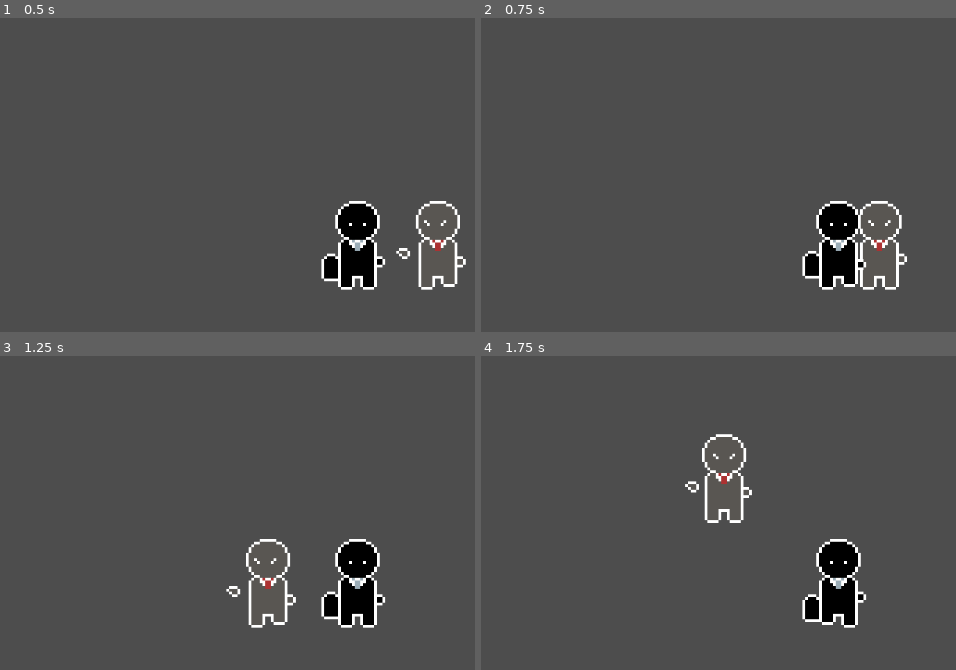
Above: before the commit, frames 1-4 (two rows, left to right).
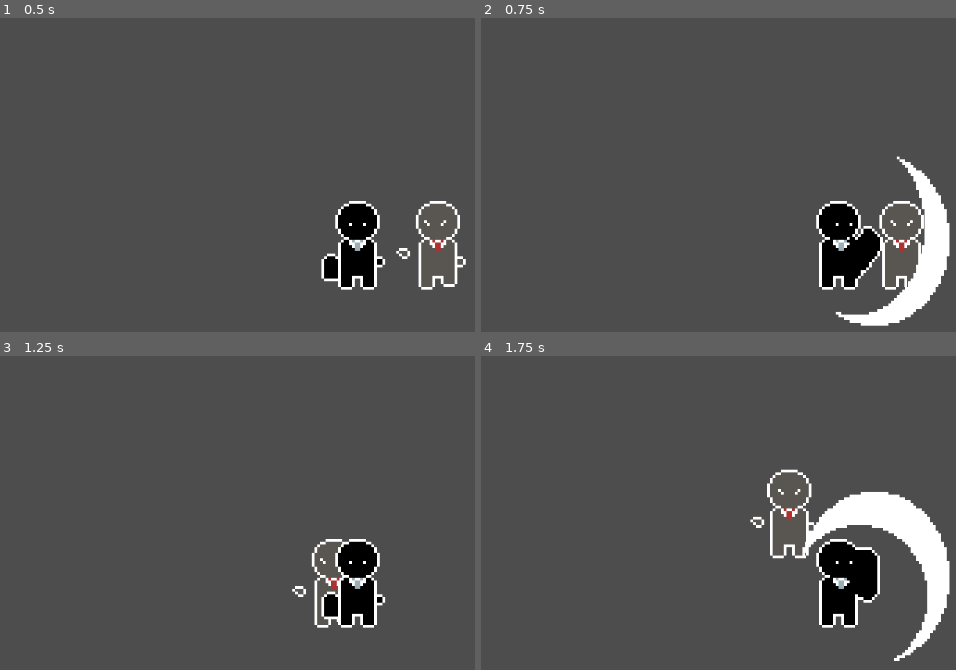
Above: after the commit, the same moments.

Repository: McGengar/Notabene
Game: Godot game, scene res://scenes/test.tscn
The game is run twice, just before and just after one commit, with the same random seed, the same clock (stepped at 60 frames per second) and the same inputs. The project has no main scene, so this scene is started directly.
Inputs (mouse positions are in pixels of both pictures, inside the frame that each line leads up to):
- Up to frame 1 (0.5 s): no input
- Up to frame 2 (0.75 s): tap Enter at 0.5 s; move the mouse to (outside the picture) at 0.52 s; hold D (move_right) from 0.53 s (still down); click (outside the picture) at 0.6 s
- Up to frame 3 (1.25 s): keep holding D (move_right); tap Z (dash) at 0.8 s
- Up to frame 4 (1.75 s): move the mouse to (680, 604) at 1.27 s; release D (move_right) at 1.28 s; hold S (move_down) from 1.28 s (still down); tap Z (dash) at 1.35 s; click (680, 604) at 1.55 s

Frame 1 is identical in both runs. In frame 2, 5.0% of the frame differs, in the area x 67-99%, y 43-99%; in frame 3, 1.3%; in frame 4, 7.3%, in the area x 42-99%, y 24-98%.

Commit message:
can attack now

Diff:
--- a/notabene/scenes/player.tscn
+++ b/notabene/scenes/player.tscn
@@ -1,8 +1,10 @@
-[gd_scene load_steps=12 format=3 uid="uid://btdsg11tmwjld"]
+[gd_scene load_steps=24 format=3 uid="uid://btdsg11tmwjld"]
 
 [ext_resource type="Script" path="res://scripts/player_movement.gd" id="1_qg4h0"]
 [ext_resource type="Shader" path="res://shaders/outline.gdshader" id="2_braja"]
 [ext_resource type="Texture2D" uid="uid://duvylkbvl0ifg" path="res://art/files/player_spirte_sheet.png" id="3_mxg37"]
+[ext_resource type="Texture2D" uid="uid://dq0mkuu6aa2yo" path="res://art/files/player_attack_right.png" id="3_ngh2n"]
+[ext_resource type="Texture2D" uid="uid://6c346jrxj10k" path="res://art/files/slash_sprite_sheet.png" id="5_iafcn"]
 
 [sub_resource type="ShaderMaterial" id="ShaderMaterial_1nyfh"]
 shader = ExtResource("2_braja")
@@ -11,6 +13,22 @@
 shader_parameter/pattern = 0
 shader_parameter/inside = false
 shader_parameter/add_margins = true
+
+[sub_resource type="AtlasTexture" id="AtlasTexture_cjduf"]
+atlas = ExtResource("3_ngh2n")
+region = Rect2(0, 0, 32, 32)
+
+[sub_resource type="AtlasTexture" id="AtlasTexture_2y54g"]
+atlas = ExtResource("3_ngh2n")
+region = Rect2(32, 0, 32, 32)
+
+[sub_resource type="AtlasTexture" id="AtlasTexture_twnwk"]
+atlas = ExtResource("3_ngh2n")
+region = Rect2(64, 0, 32, 32)
+
+[sub_resource type="AtlasTexture" id="AtlasTexture_ufy42"]
+atlas = ExtResource("3_ngh2n")
+region = Rect2(96, 0, 32, 32)
 
 [sub_resource type="AtlasTexture" id="AtlasTexture_fabqk"]
 atlas = ExtResource("3_mxg37")
@@ -34,6 +52,23 @@
 
 [sub_resource type="SpriteFrames" id="SpriteFrames_gkwyb"]
 animations = [{
+"frames": [{
+"duration": 1.0,
+"texture": SubResource("AtlasTexture_cjduf")
+}, {
+"duration": 1.0,
+"texture": SubResource("AtlasTexture_2y54g")
+}, {
+"duration": 1.0,
+"texture": SubResource("AtlasTexture_twnwk")
+}, {
+"duration": 1.0,
+"texture": SubResource("AtlasTexture_ufy42")
+}],
+"loop": false,
+"name": &"attack",
+"speed": 12.0
+}, {
 "frames": [{
 "duration": 1.0,
 "texture": SubResource("AtlasTexture_fabqk")
@@ -63,6 +98,49 @@
 [sub_resource type="RectangleShape2D" id="RectangleShape2D_vk0ce"]
 size = Vector2(10, 24)
 
+[sub_resource type="AtlasTexture" id="AtlasTexture_87rd3"]
+atlas = ExtResource("5_iafcn")
+region = Rect2(0, 0, 64, 64)
+
+[sub_resource type="AtlasTexture" id="AtlasTexture_yrt3g"]
+atlas = ExtResource("5_iafcn")
+region = Rect2(64, 0, 64, 64)
+
+[sub_resource type="AtlasTexture" id="AtlasTexture_70jut"]
+atlas = ExtResource("5_iafcn")
+region = Rect2(128, 0, 64, 64)
+
+[sub_resource type="AtlasTexture" id="AtlasTexture_ukgdn"]
+atlas = ExtResource("5_iafcn")
+region = Rect2(192, 0, 64, 64)
+
+[sub_resource type="AtlasTexture" id="AtlasTexture_uuhl6"]
+atlas = ExtResource("5_iafcn")
+region = Rect2(256, 0, 64, 64)
+
+[sub_resource type="SpriteFrames" id="SpriteFrames_p2plq"]
+animations = [{
+"frames": [{
+"duration": 1.0,
+"texture": SubResource("AtlasTexture_87rd3")
+}, {
+"duration": 1.0,
+"texture": SubResource("AtlasTexture_yrt3g")
+}, {
+"duration": 1.0,
+"texture": SubResource("AtlasTexture_70jut")
+}, {
+"duration": 1.0,
+"texture": SubResource("AtlasTexture_ukgdn")
+}, {
+"duration": 1.0,
+"texture": SubResource("AtlasTexture_uuhl6")
+}],
+"loop": false,
+"name": &"default",
+"speed": 15.0
+}]
+
 [node name="RigidBody2D" type="RigidBody2D"]
 gravity_scale = 0.0
 linear_damp = 21.257
@@ -72,8 +150,8 @@
 [node name="AnimatedSprite2D" type="AnimatedSprite2D" parent="."]
 material = SubResource("ShaderMaterial_1nyfh")
 sprite_frames = SubResource("SpriteFrames_gkwyb")
-animation = &"walk"
-frame_progress = 0.0360341
+animation = &"stand"
+autoplay = "stand"
 
 [node name="CollisionShape2D" type="CollisionShape2D" parent="."]
 position = Vector2(0, 2)
@@ -81,3 +159,11 @@
 
 [node name="Camera2D" type="Camera2D" parent="."]
 zoom = Vector2(4, 4)
+
+[node name="AnimatedSprite2D2" type="AnimatedSprite2D" parent="."]
+position = Vector2(13, -1)
+sprite_frames = SubResource("SpriteFrames_p2plq")
+frame = 3
+frame_progress = 0.10649
+
+[connection signal="animation_finished" from="AnimatedSprite2D2" to="." method="_on_animated_sprite_2d_2_animation_finished"]
--- a/notabene/scripts/player_movement.gd
+++ b/notabene/scripts/player_movement.gd
@@ -3,21 +3,36 @@
 var character_direction : Vector2
 @export var movement_speed = 10.0
 @export var dash_strength = 3000.0
+var is_attacking = false
+var can_attack = true
 
 # Called when the node enters the scene tree for the first time.
 func _ready():
-	$AnimatedSprite2D.play()
+	$AnimatedSprite2D2.visible = false
+	$AnimatedSprite2D.animation = "stand"
+	$AnimatedSprite2D2.play()
 
 # Called every frame. 'delta' is the elapsed time since the previous frame.
 func _physics_process(delta):
 	character_direction.x = Input.get_axis("move_left","move_right")
 	character_direction.y = Input.get_axis("move_up","move_down")
 	character_direction = character_direction.normalized()
-	if character_direction.x!=0 or character_direction.y!=0:
-		$AnimatedSprite2D.animation = "walk"
-	else:
-		$AnimatedSprite2D.animation = "stand"
-	apply_central_force(character_direction*movement_speed*1000*delta)
 
-	#if Input.is_action_just_pressed("dash"):
-	#	apply_central_force(character_direction*dash_strength*1000*delta)
+	if Input.is_action_just_pressed("attack") and can_attack:
+		is_attacking = true
+		can_attack = false
+		$AnimatedSprite2D2.visible= true
+		$AnimatedSprite2D.animation = "attack"
+		$AnimatedSprite2D2.play()
+		await get_tree().create_timer(0.25).timeout
+		is_attacking = false
+		await get_tree().create_timer(0.25).timeout
+		can_attack = true
+
+	if is_attacking ==false:
+		if character_direction.x!=0 or character_direction.y!=0:
+			$AnimatedSprite2D.animation = "walk"
+			$AnimatedSprite2D.play()
+		else:
+			$AnimatedSprite2D.animation = "stand"
+		apply_central_force(character_direction*movement_speed*1000*delta)
Binary file added: notabene/art/files/player_attack_right.png
Not shown, added: notabene/art/files/player_attack_right.png.import
Binary file added: notabene/art/files/slash_sprite_sheet.png
Not shown, added: notabene/art/files/slash_sprite_sheet.png.import
